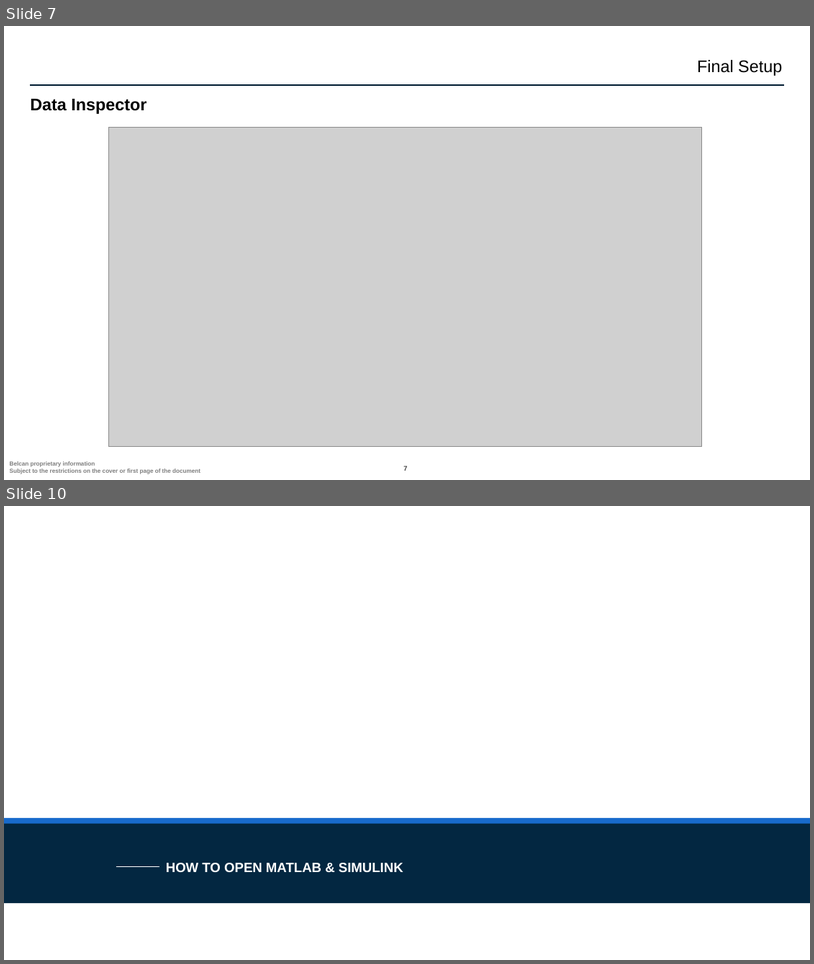
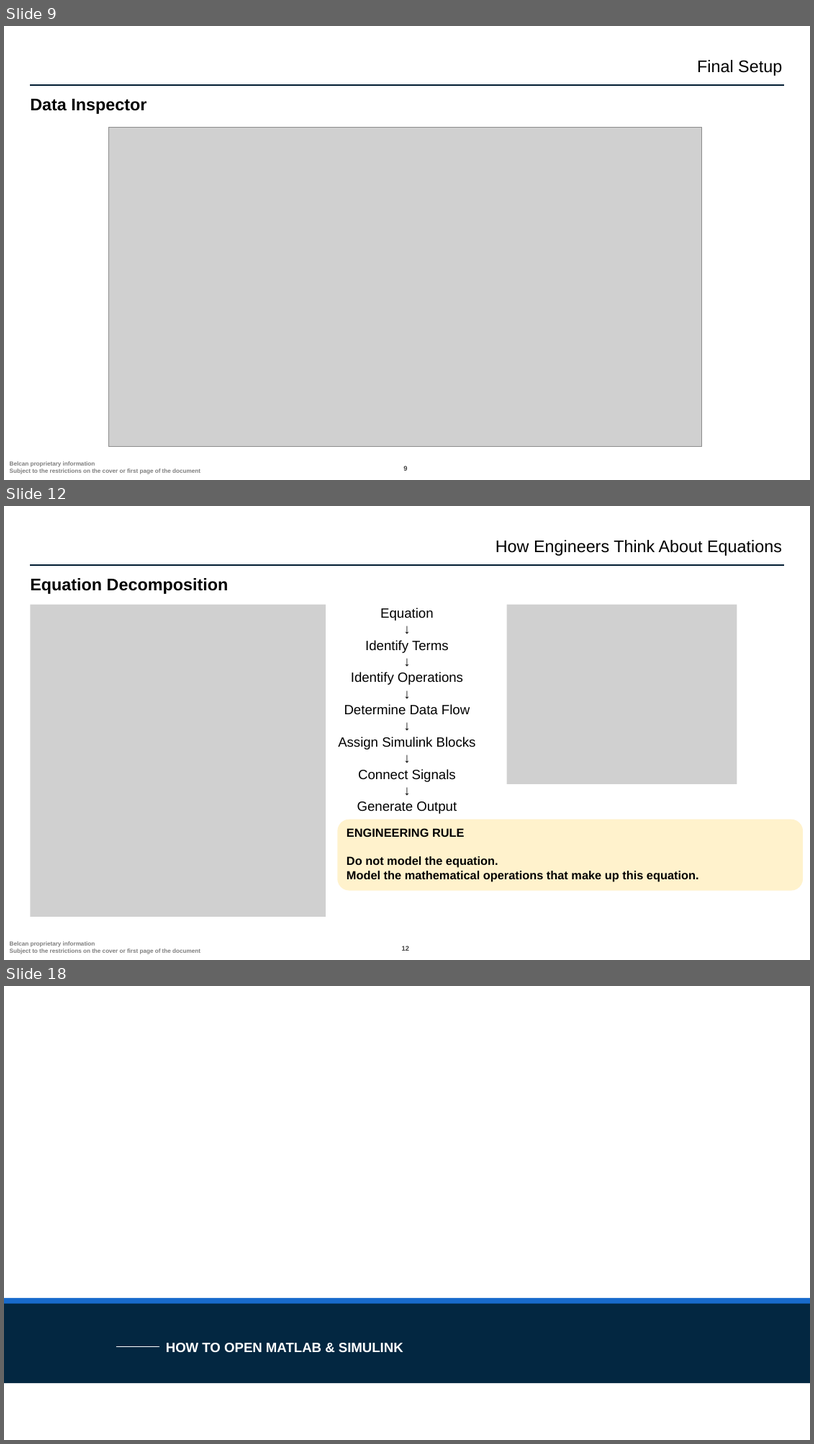
Before and after one commit to ntylerbelcan/aviation-controls-simulink-training-Belcan, a slide deck: ch02/01_polynomial_System/Chapter 2 01_polynomial_System.pptx. Shown one above the other, each under a label of ours: slides 7 and 10 before the commit, slides 9, 12 and 18 after it; the slides between them are not shown. The pictures are 814x964 and 814x1444 pixels, drawn with LibreOffice and Linux fonts; fonts in the diff are those of the drawing; grey boxes stand for pictures; background and template pictures are left out. Boxes give left, top, right and bottom in pixels: in the first picture for what was removed or moved away, otherwise in the second. Text is boxed around its words. In the diff, an @@ line names an element or a change of style, - is before the commit and + after.

Commit message:
ch2 updated engineering thought process

```diff
--- a/ch02/01_polynomial_System/Chapter 2 01_polynomial_System.pptx
+++ b/ch02/01_polynomial_System/Chapter 2 01_polynomial_System.pptx
@@ slide 12 added at <box>4,506,810,960</box>, background #FFFFFF; not listed: 3 template elements that a slide beside it also shows @@
@@ text added at <box>496,540,782,556</box>, 20 pt, text #000000 @@
+How Engineers Think About Equations
@@ title added at <box>30,578,229,594</box>, 20 pt, text #000000, bold @@
+Equation Decomposition
@@ picture added at <box>30,605,326,917</box> @@
@@ text added at <box>338,608,476,813</box>, 16 pt, text #000000 @@
+Equation
+↓
+Identify Terms
+↓
+Identify Operations
+↓
+Determine Data Flow
+↓
+Assign Simulink Blocks
+↓
+Connect Signals
+↓
+Generate Output
@@ picture added at <box>507,605,738,784</box> @@
@@ rounded rectangle added at <box>338,819,804,890</box>, fill #FFF2CC @@
@@ text added at <box>347,828,700,881</box>, 14 pt, text #000000, bold @@
+ENGINEERING RULE
+Do not model the equation.
+Model the mathematical operations that make up this equation.
@@ what was slide 7 is now slide 9 @@
@@ page number at <box>404,465,407,472</box>: text changed @@
-7
+9
@@ what was slide 10 is now slide 18 @@
```
Also in this commit, not shown: 8 other slides added, 1 slide removed.
